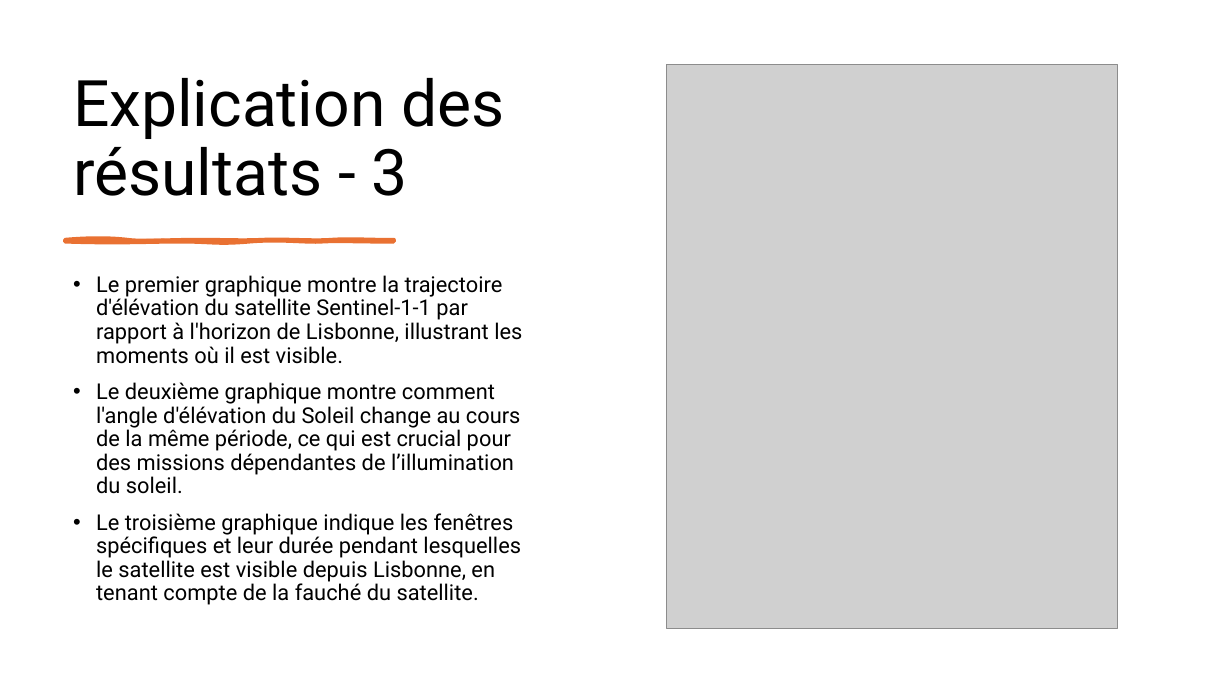
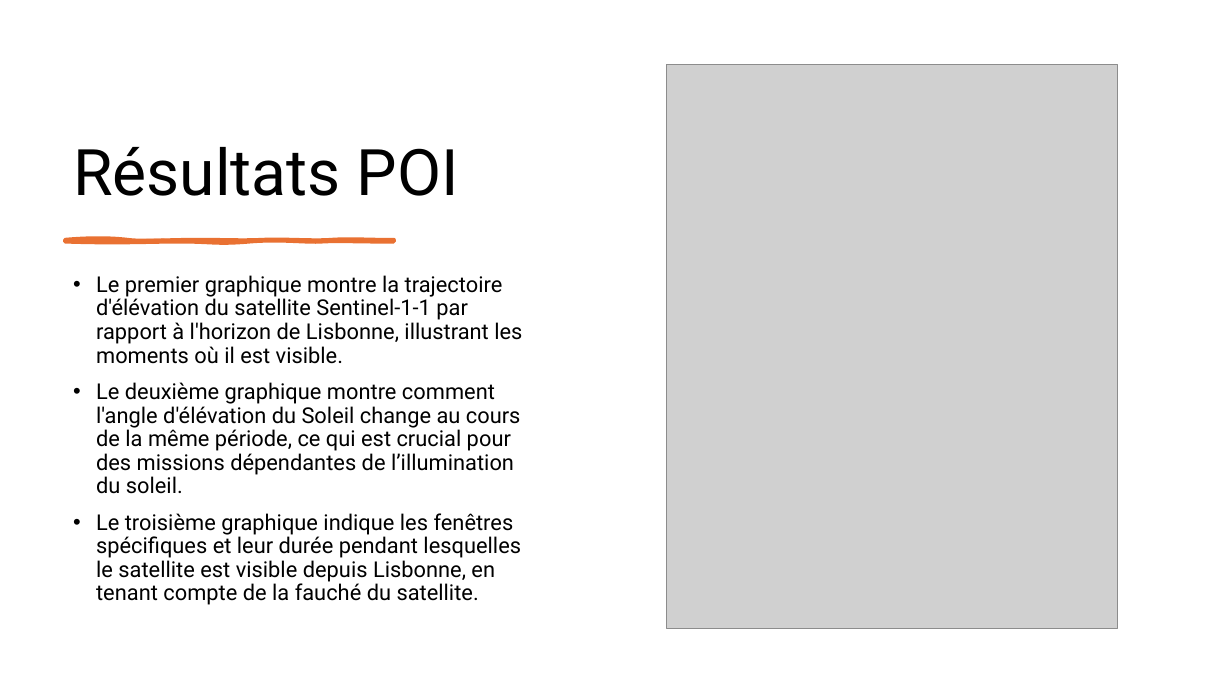
Before and after one commit to leoid3/EO_Tools, a slide deck: slide 19 of User guide.pptx (slide 12 before the commit). Drawn at 1232x693 pixels with LibreOffice and Linux fonts; fonts in the diff are those of the drawing; grey boxes stand for pictures. Boxes give left, top, right and bottom in pixels: in the first picture for what was removed or moved away, otherwise in the second. Text is boxed around its words. In the diff, an @@ line names an element or a change of style, - is before the commit and + after.

```diff
--- a/User guide.pptx
+++ b/User guide.pptx
@@ title at <box>73,147,459,196</box>: text changed @@
-Explication des résultats - 3
+Résultats POI
```
Also in this commit, not shown: 2 other slides changed, 7 slides added, 37 other files.
